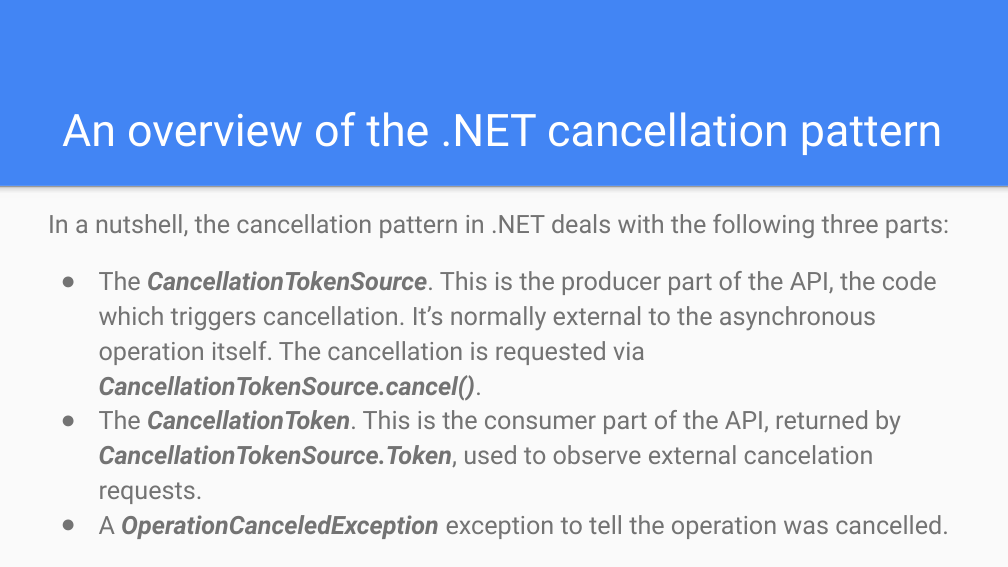
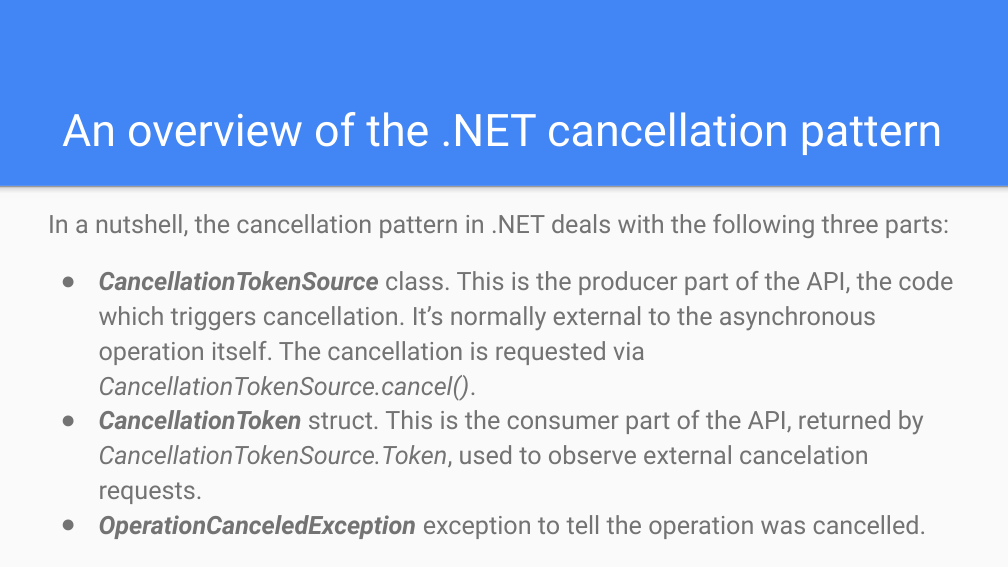
Before and after one commit to noseratio/cancellation-talk, a slide deck: slide 5 of Cancellation in JavaScript.pptx. Drawn at 1008x567 pixels with LibreOffice and Linux fonts; fonts in the diff are those of the drawing. Boxes give left, top, right and bottom in pixels: in the first picture for what was removed or moved away, otherwise in the second. Text is boxed around its words. In the diff, an @@ line names an element or a change of style, - is before the commit and + after.

Commit message:
slides

```diff
--- a/Cancellation in JavaScript.pptx
+++ b/Cancellation in JavaScript.pptx
@@ text at (99, 271, 953, 539): text changed @@
-● The CancellationTokenSource. This is the producer part of the API, the code which triggers cancellation. It’s normally external to the asynchronous operation itself. The cancellation is requested via CancellationTokenSource.cancel().
-● The CancellationToken. This is the consumer part of the API, returned by CancellationTokenSource.Token, used to observe external cancelation requests.
-● A OperationCanceledException exception to tell the operation was cancelled.
+● CancellationTokenSource class. This is the producer part of the API, the code which triggers cancellation. It’s normally external to the asynchronous operation itself. The cancellation is requested via CancellationTokenSource.cancel().
+● CancellationToken struct. This is the consumer part of the API, returned by CancellationTokenSource.Token, used to observe external cancelation requests.
+● OperationCanceledException exception to tell the operation was cancelled.
```
Also in this commit, not shown: 3 other slides changed, 1 other file.
